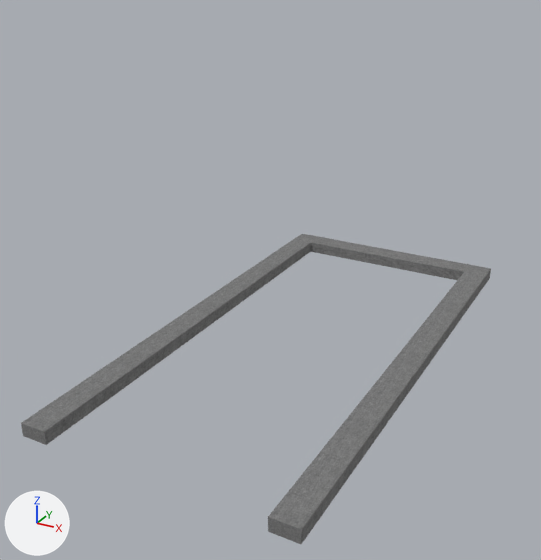
An edit to the glTF model scenes/world_1.glb, drawn before and after from the same camera.
Camera for both pictures: a 50 mm lens placed at (23.3, -65.6, 28.6), pointed at (-3.4, -17.0, 4.3). Lighting does not change. The marker at lower left points along +X, +Y and +Z. Where no turn or scale is listed for an object, it has been applied to the vertices. Vertices at the same position are counted once.

Names of what the first picture shows: 'BlockLeft.000', 'BlockLeft.001', 'BlockLeft.002', 'BlockLeft.003', 'BlockRight.000', 'BlockRight.001', 'BlockRight.002', 'BlockRight.003', 'BlockTop'.
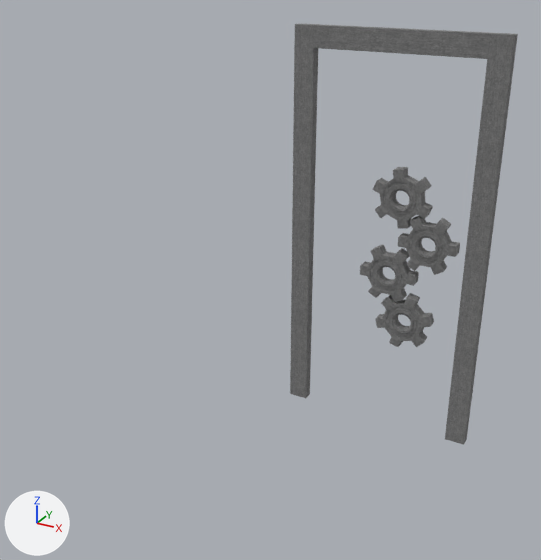
What differs and where, as boxes (x1, y1, x2, y2) in the pictures (541 x 560 px):
'BlockLeft.003', reshaped, moved, turned
    before: (21, 355, 144, 445)
    after: (290, 24, 518, 445)
'BlockRight.003', deleted
    before: (268, 422, 373, 544)
'BlockRight.002', deleted
    before: (344, 355, 424, 444)
'BlockTop', deleted
    before: (311, 237, 469, 280)
'BlockLeft.002', deleted
    before: (123, 305, 217, 373)
'CogLeft1.003', added
    after: (373, 167, 433, 229)
'CogLeft1.002', added
    after: (398, 216, 460, 275)
'CogLeft1.001', added
    after: (360, 244, 419, 302)
'CogLeft1.000', added
    after: (375, 293, 434, 347)
'BlockRight.001', deleted
    before: (398, 304, 462, 372)
'BlockLeft.001', deleted
    before: (197, 265, 274, 320)
'BlockRight.000', deleted
    before: (439, 265, 491, 318)
'BlockLeft.000', deleted
    before: (256, 234, 318, 278)
part 1 of me_blockleftv_003, added
    after: (291, 24, 518, 445)
part 2 of me_blockleftv_003, recoloured
    before: (21, 355, 144, 445)
    after: (290, 315, 312, 398)

The change, as a list of edits to the scene's bpy script:
```text
Change me_blockleftv_003:
    used by ob_blockleft_003; location = (-9.0, -38.0, 0.0); rotation_euler = (0.0, 0.0, -1.571), in degrees (0, 0, -90)
    remove me_blockleftv_003.from_pydata(...)  # 8 vertices, 10 faces; spans x -10.0..0.0, y -1.0..1.0, z 0.0..1.0
    add me_blockleftv_003.from_pydata(...)  # 72 vertices, 86 faces; spans x -40.0..0.0, y -1.0..19.0, z 0.0..1.0
    me_blockleftv_003 part 1
    32 vertices are added at x -40.0..0.0, y -1.0..19.0, z 0.0
    32 new vertices lie (0.0, 0.0, 1.0) away from vertices in x -40.0..0.0, y -1.0..19.0, z 0.0
    76 new faces join them
    me_blockleftv_003 part 2: 10 faces spanning x -10.0..0.0, y -1.0..1.0, z 0.0..1.0 switch from mat_concretemat_004 to mat_concretemat
Add me_cogv1_003:
    me_cogv1_003.from_pydata(...)  # 312 vertices, 624 faces; spans x -3.03..3.03, y -0.67..0.67, z -3.1..3.1
    me_cogv1_003.materials.append(mat_concretemat_004)
Add me_cogv1_002:
    me_cogv1_002.from_pydata(...)  # 312 vertices, 624 faces; spans x -3.06..3.06, y -0.67..0.67, z -2.89..2.89
    me_cogv1_002.materials.append(mat_concretemat_003)
Add me_cogv1_001:
    me_cogv1_001.from_pydata(...)  # 312 vertices, 624 faces; spans x -3.06..3.06, y -0.67..0.67, z -2.89..2.89
    me_cogv1_001.materials.append(mat_concretemat_002)
Add me_cogv1:
    me_cogv1.from_pydata(...)  # 312 vertices, 624 faces; spans x -3.08..3.08, y -0.67..0.67, z -3.08..3.08
    me_cogv1.materials.append(mat_concretemat_001)
Remove ob_blockleft_000:
    ob_blockleft_000 = bpy.data.objects.new('BlockLeft.000', me_blockleftv_000)
    ob_blockleft_000.location = (-9.0, -8.0, 0.0)
Remove ob_blockleft_001:
    ob_blockleft_001 = bpy.data.objects.new('BlockLeft.001', me_blockleftv_001)
    ob_blockleft_001.location = (-9.0, -18.0, 0.0)
Remove ob_blockleft_002:
    ob_blockleft_002 = bpy.data.objects.new('BlockLeft.002', me_blockleftv_002)
    ob_blockleft_002.location = (-9.0, -28.0, 0.0)
Change ob_blockleft_003:
    ob_blockleft_003.location: (-9.0, -38.0, 0.0) -> (-9.0, 0.67, -17.67)
    ob_blockleft_003.rotation_euler: (0.0, 0.0, -1.571) -> (1.571, 1.571, 0.0)  # degrees (0, 0, -90) -> degrees (90, 90, 0)
Remove ob_blockright_000:
    ob_blockright_000 = bpy.data.objects.new('BlockRight.000', me_blockrightv_000)
    ob_blockright_000.location = (9.0, -8.0, 0.0)
Remove ob_blockright_001:
    ob_blockright_001 = bpy.data.objects.new('BlockRight.001', me_blockrightv_001)
    ob_blockright_001.location = (9.0, -18.0, 0.0)
Remove ob_blockright_002:
    ob_blockright_002 = bpy.data.objects.new('BlockRight.002', me_blockrightv_002)
    ob_blockright_002.location = (9.0, -28.0, 0.0)
Remove ob_blockright_003:
    ob_blockright_003 = bpy.data.objects.new('BlockRight.003', me_blockrightv_003)
    ob_blockright_003.location = (9.0, -38.0, 0.0)
Remove ob_blocktop:
    ob_blocktop = bpy.data.objects.new('BlockTop', me_blocktopv)
    ob_blocktop.location = (0.0, 1.0, 0.0)
Add ob_cogleft1_003:
    ob_cogleft1_003 = bpy.data.objects.new('CogLeft1.003', me_cogv1_003)
    ob_cogleft1_003.location = (-0.2, 5.0, 5.6)
Add ob_cogleft1_002:
    ob_cogleft1_002 = bpy.data.objects.new('CogLeft1.002', me_cogv1_002)
    ob_cogleft1_002.location = (2.9, 5.0, 1.1)
Add ob_cogleft1_001:
    ob_cogleft1_001 = bpy.data.objects.new('CogLeft1.001', me_cogv1_001)
    ob_cogleft1_001.location = (-1.1, 5.0, -2.9)
Add ob_cogleft1_000:
    ob_cogleft1_000 = bpy.data.objects.new('CogLeft1.000', me_cogv1)
    ob_cogleft1_000.location = (1.0, 5.0, -8.0)
```
